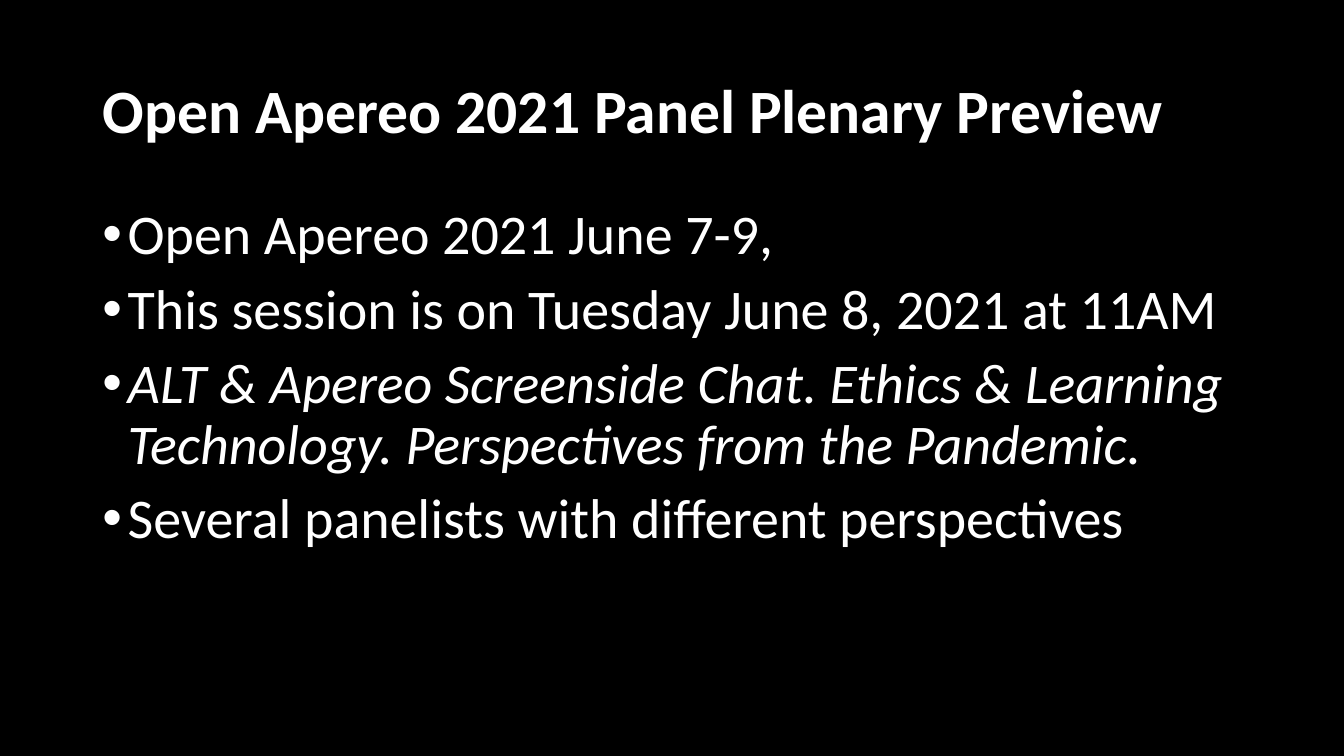
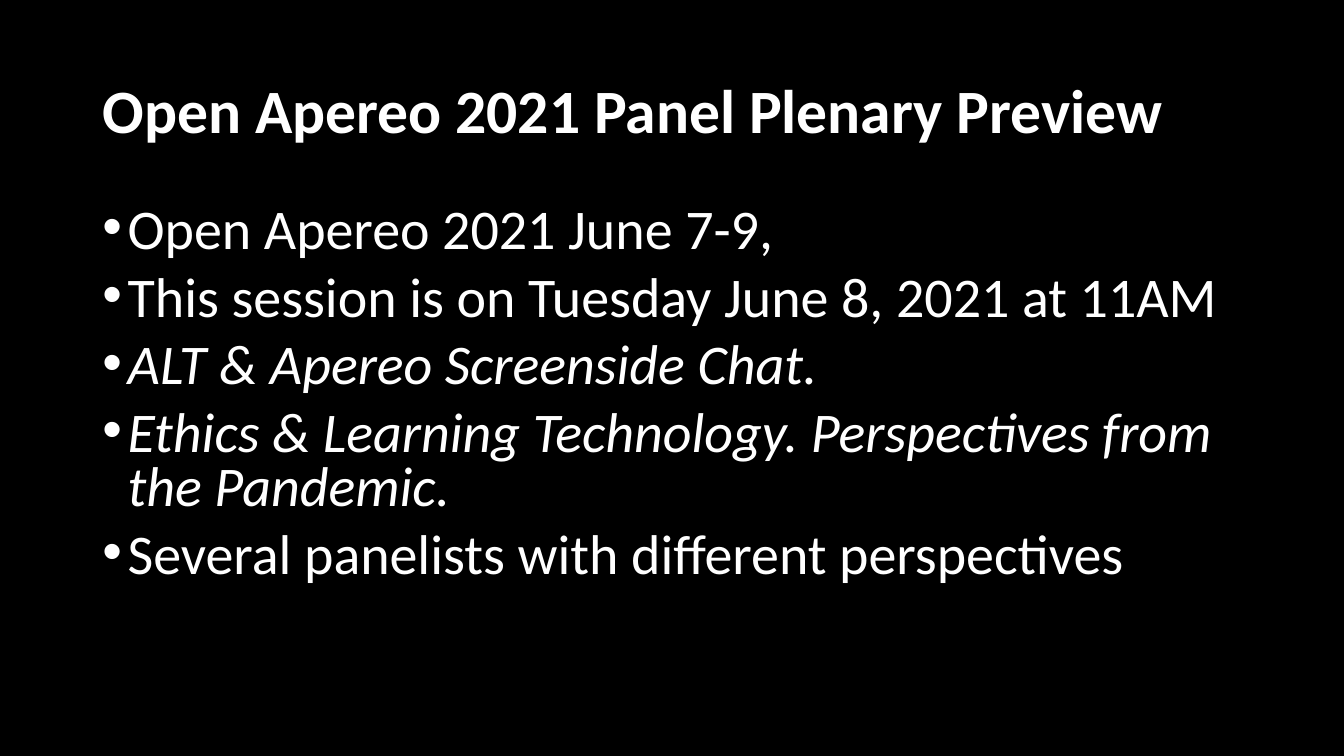
Before and after one commit to LearnerPrivacy/hugo-site, a slide deck: slide 3 of static/lectures/006-ALTEthics.pptx. Drawn at 1344x756 pixels with LibreOffice and Linux fonts; fonts in the diff are those of the drawing; background and template pictures are left out. Boxes give left, top, right and bottom in pixels: in the first picture for what was removed or moved away, otherwise in the second. Text is boxed around its words. In the diff, an @@ line names an element or a change of style, - is before the commit and + after.

Commit message:
Updates

```diff
--- a/static/lectures/006-ALTEthics.pptx
+++ b/static/lectures/006-ALTEthics.pptx
@@ text at [128,212,1217,583]: line spacing 0.9 to 0.8 @@
@@ text at [128,345,1211,507]: text changed @@
-• ALT & Apereo Screenside Chat. Ethics & Learning Technology. Perspectives from the Pandemic.
+• ALT & Apereo Screenside Chat.
+• Ethics & Learning Technology. Perspectives from the Pandemic.
```
Also in this commit, not shown: 3 other slides changed, 1 slide added, 1 slide removed.
